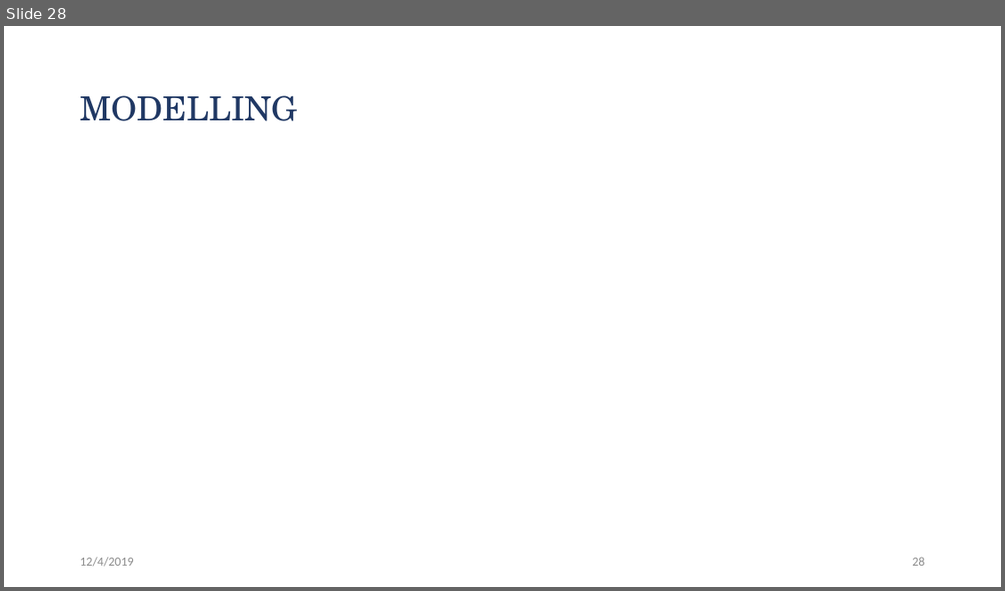
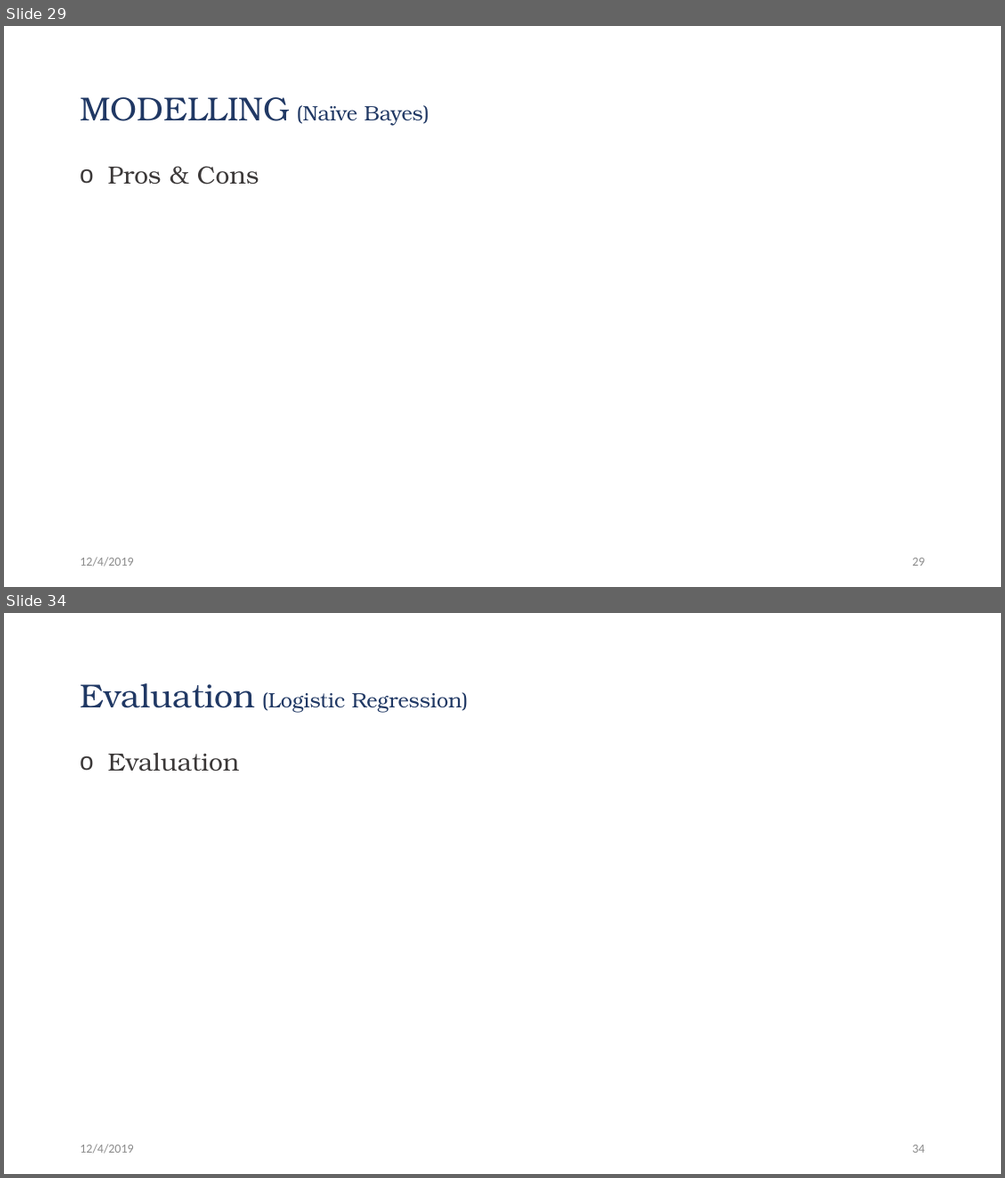
Before and after one commit to Jwen-pg/cds501-predicting-heart-disease, a slide deck: presentation.pptx. Shown one above the other, each under a label of ours: slide 28 before the commit, slides 29 and 34 after it; the slides between them are not shown. The pictures are 1005x591 and 1005x1178 pixels, drawn with LibreOffice and Linux fonts; fonts in the diff are those of the drawing. Boxes give left, top, right and bottom in pixels: in the first picture for what was removed or moved away, otherwise in the second. Text is boxed around its words. In the diff, an @@ line names an element or a change of style, - is before the commit and + after.

```diff
--- a/presentation.pptx
+++ b/presentation.pptx
@@ slide 34 added at box(4, 613, 1001, 1174), background #FFFFFF @@
@@ title added at box(80, 683, 469, 713), 20 pt, text #203864 @@
+Evaluation (Logistic Regression)
@@ text added at box(108, 753, 240, 771), 24 pt, text #3B3838 @@
+o Evaluation
@@ text added at box(80, 1143, 133, 1153), 12 pt, text #8C8C8C @@
+12/4/2019
@@ page number added at box(912, 1144, 924, 1152), 12 pt, text #8C8C8C @@
+34
@@ what was slide 28 is now slide 29 @@
@@ slide 29 changed as well @@
@@ title at box(80, 97, 429, 126): text changed; size 32 to 20 pt; font TeX Gyre Schola to TeX Gyre Bonum @@
-MODELLING
+MODELLING (Naïve Bayes)
@@ text added at box(108, 166, 259, 184), 24 pt, text #3B3838 @@
+o Pros & Cons
@@ page number at box(912, 557, 924, 565): text changed @@
-28
+29
```
Also in this commit, not shown: 6 other slides changed, 7 other slides added, 1 slide removed.
